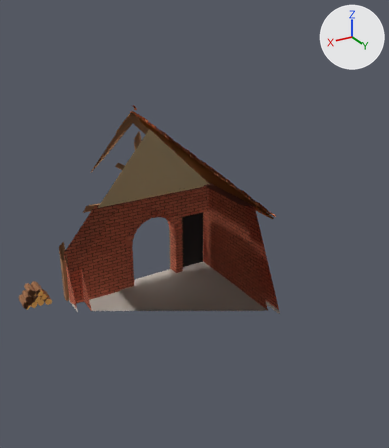
The glTF model assets/3D/village/structures/bakery.glb as it was, and as the next commit left it.
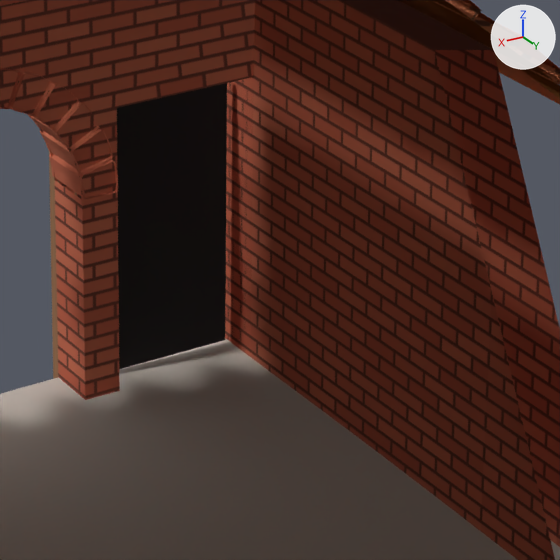
Old and new are each drawn whole from a camera (50 mm lens) standing at (6.47, 10.96, 8.41) and looking at (0.16, 0.43, 3.14) and again close up on the part from 41% to 69% of the width and 44% to 68% of the height. Every picture has the same lights, and +X, +Y and +Z are marked at upper right. The older version's two pictures come first. Everything nearer to the camera than a plane just in front of the edit is cut away. Objects named as collision shapes, trigger or cutter boxes, shadow casters or lower levels of detail are left out. Where no turn or scale is listed for an object, it has been applied to the vertices.

Before the edit, the objects in view are built like this:
```python
me_bakery_doorfront = bpy.data.meshes.new('Bakery_DoorFront')
me_bakery_doorfront.from_pydata(...)  # 112 vertices, 204 faces; spans x 0.0..0.89, y -0.07..0.03, z 0.13..1.99
me_bakery_doorfront.materials.append(mat_m_structurecolors)  # picture img_t_structurecolormap
me_bakery_static_brick = bpy.data.meshes.new('Bakery_Static_Brick')
me_bakery_static_brick.from_pydata(...)  # 117 vertices, 158 faces; spans x -2.5..2.5, y -3.0..3.0, z -0.07..7.93
me_bakery_static_brick.materials.append(mat_m_brick)  # picture img_t_brick
me_bakery_static_rooftile_clay = bpy.data.meshes.new('Bakery_Static_RoofTile_Clay')
me_bakery_static_rooftile_clay.from_pydata(...)  # 204 vertices, 136 faces; spans x -2.81..2.81, y -3.02..3.02, z 2.56..5.31
me_bakery_static_rooftile_clay.materials.append(mat_m_rooftile_clay)
ob_bakery_doorfront = bpy.data.objects.new('Bakery_DoorFront', me_bakery_doorfront)
ob_bakery_doorfront.parent = ob_bakery
ob_bakery_doorfront.location = (-2.148, -2.883, -0.0723)
ob_bakery_static_brick = bpy.data.objects.new('Bakery_Static_Brick', me_bakery_static_brick)
ob_bakery_static_brick.location = (0.0, 0.0, 0.0)
ob_bakery_static_rooftile_clay = bpy.data.objects.new('Bakery_Static_RoofTile_Clay', me_bakery_static_rooftile_clay)
ob_bakery_static_rooftile_clay.location = (0.0, 0.0, 0.0)
# also in view: 'Bakery_Static_Painted' at (0.0, 0.0, 3.88)
```
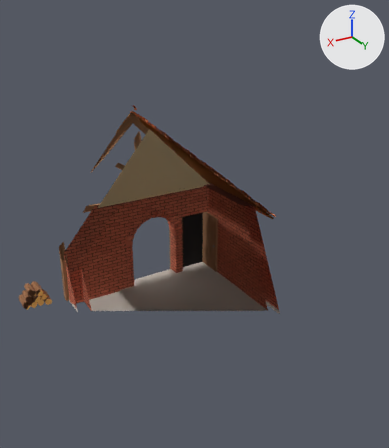
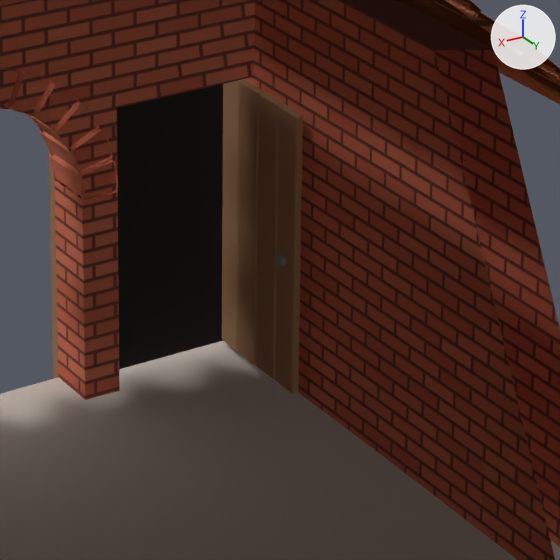
Changed parts and their boxes (x1, y1, x2, y2) in the close-ups (560 x 560 px):
'Bakery_DoorFront', turned (not visible before)
    after: (222, 79, 303, 394)

What the commit changed:
Object 'Bakery_DoorFront' (ob_bakery_doorfront) turns from (0, 0, 0) to (0, 0, 89) degrees about x, y and z.
